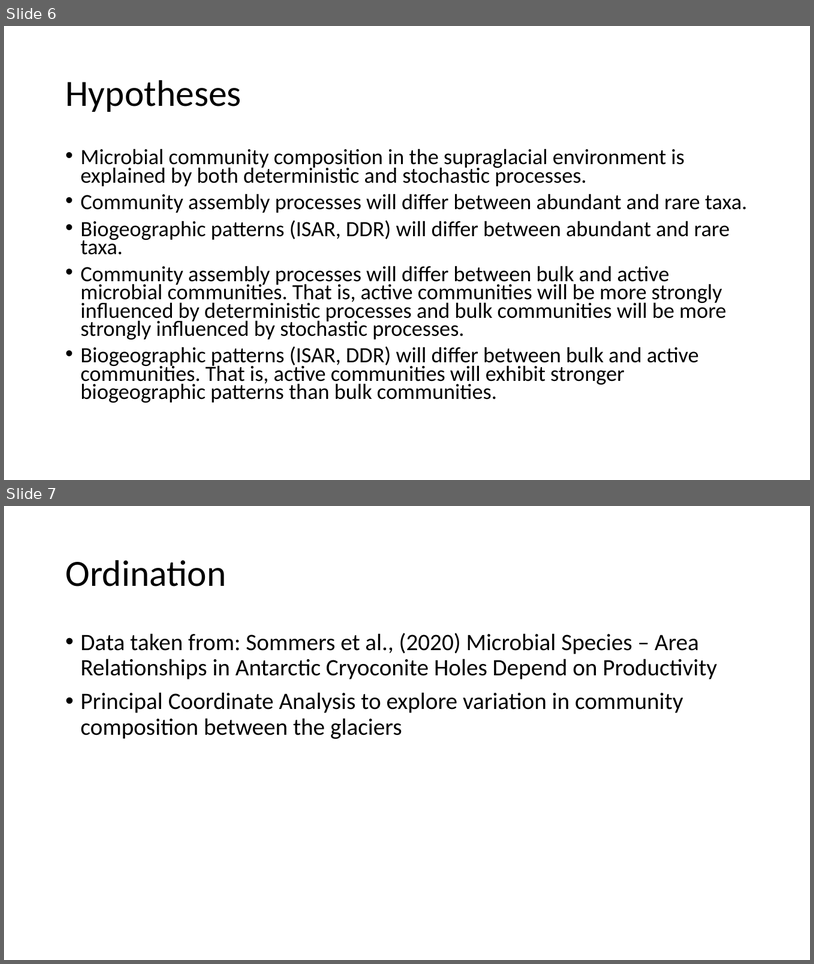
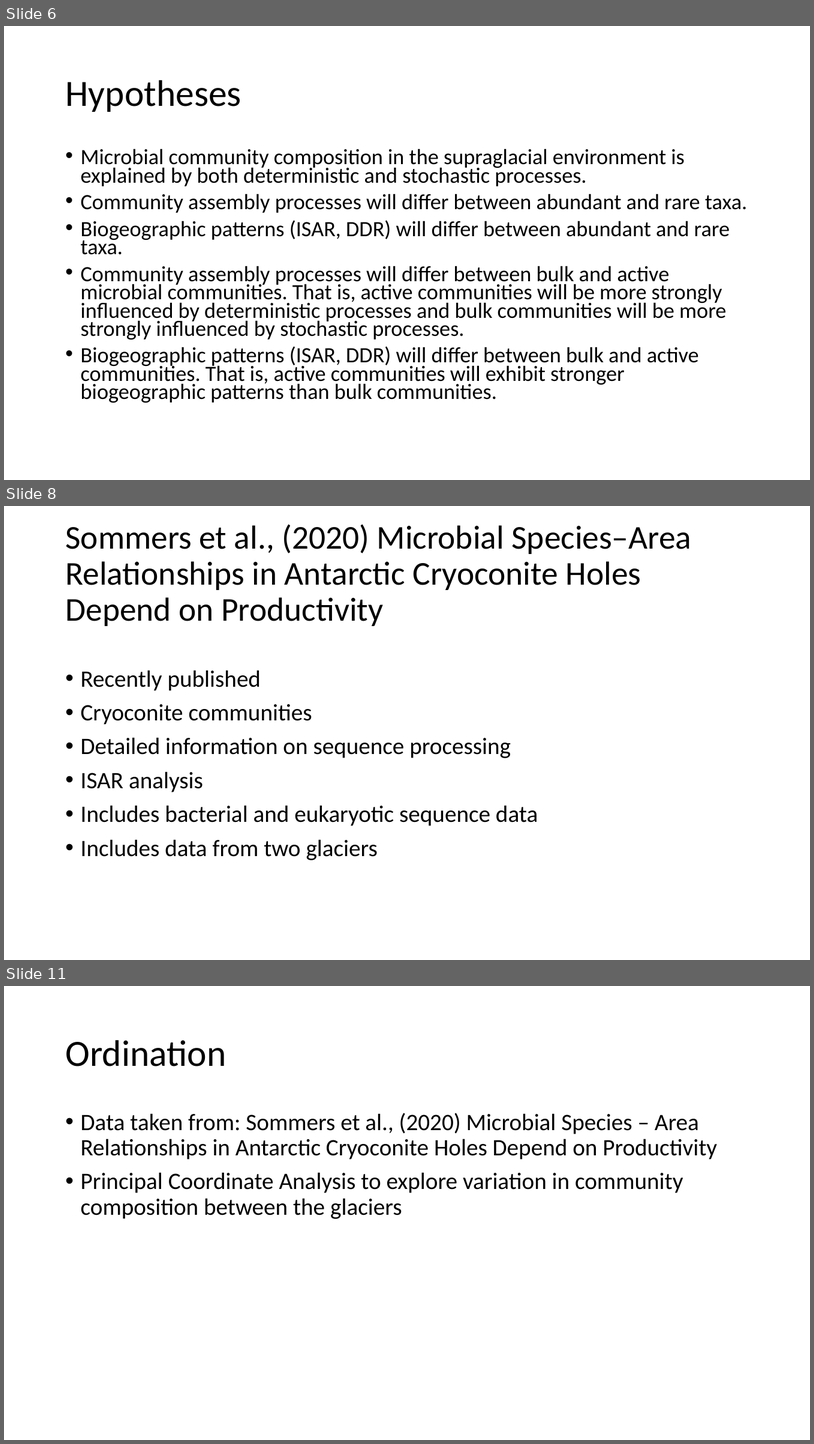
Before and after one commit to amysolman/PhD, a slide deck: Projects/Chapter1/community-assembly.pptx. Shown one above the other, each under a label of ours: slides 6 and 7 before the commit, slides 6, 8 and 11 after it; the slides between them are not shown. The pictures are 814x964 and 814x1444 pixels, drawn with LibreOffice and Linux fonts; fonts in the diff are those of the drawing. Boxes give left, top, right and bottom in pixels: in the first picture for what was removed or moved away, otherwise in the second. Text is boxed around its words. In the diff, an @@ line names an element or a change of style, - is before the commit and + after.

```diff
--- a/Projects/Chapter1/community-assembly.pptx
+++ b/Projects/Chapter1/community-assembly.pptx
@@ slide 8 added at [4, 506, 810, 960], background #FFFFFF @@
@@ title added at [65, 524, 692, 626], 39.6 pt, text #000000 @@
+Sommers et al., (2020) Microbial Species–Area Relationships in Antarctic Cryoconite Holes Depend on Productivity
@@ text added at [81, 670, 538, 860], 28 pt, text #000000 @@
+• Recently published
+• Cryoconite communities
+• Detailed information on sequence processing
+• ISAR analysis
+• Includes bacterial and eukaryotic sequence data
+• Includes data from two glaciers
@@ what was slide 7 is now slide 11 @@
```
Also in this commit, not shown: 3 other slides added, 10 other files.
